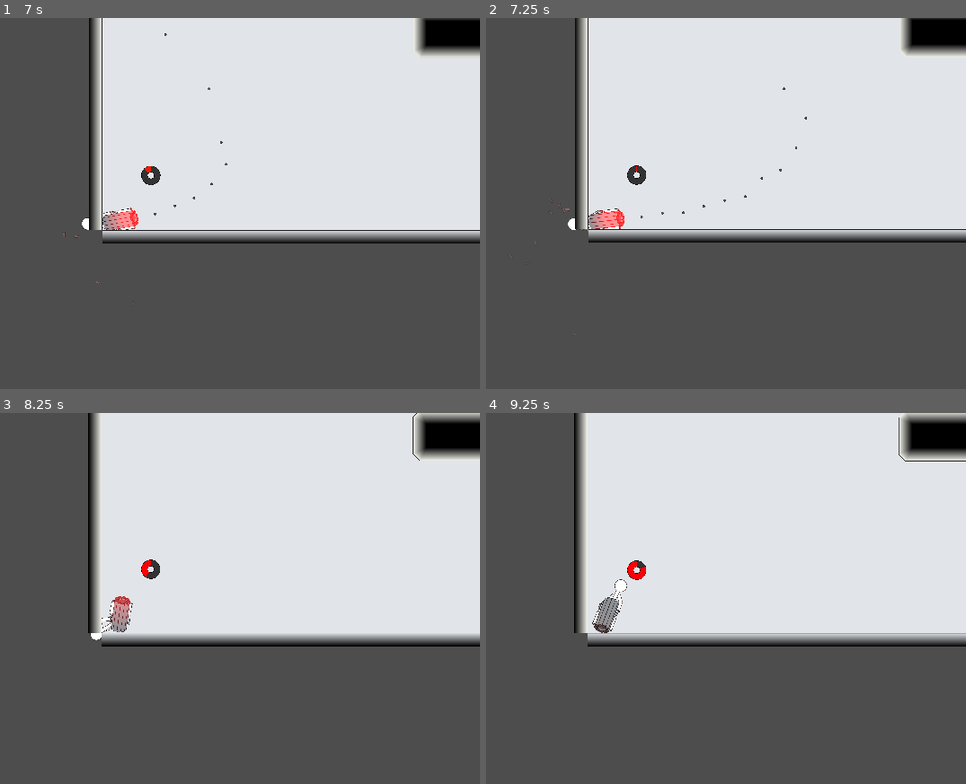
Above: before the commit, frames 1-4 (two rows, left to right).
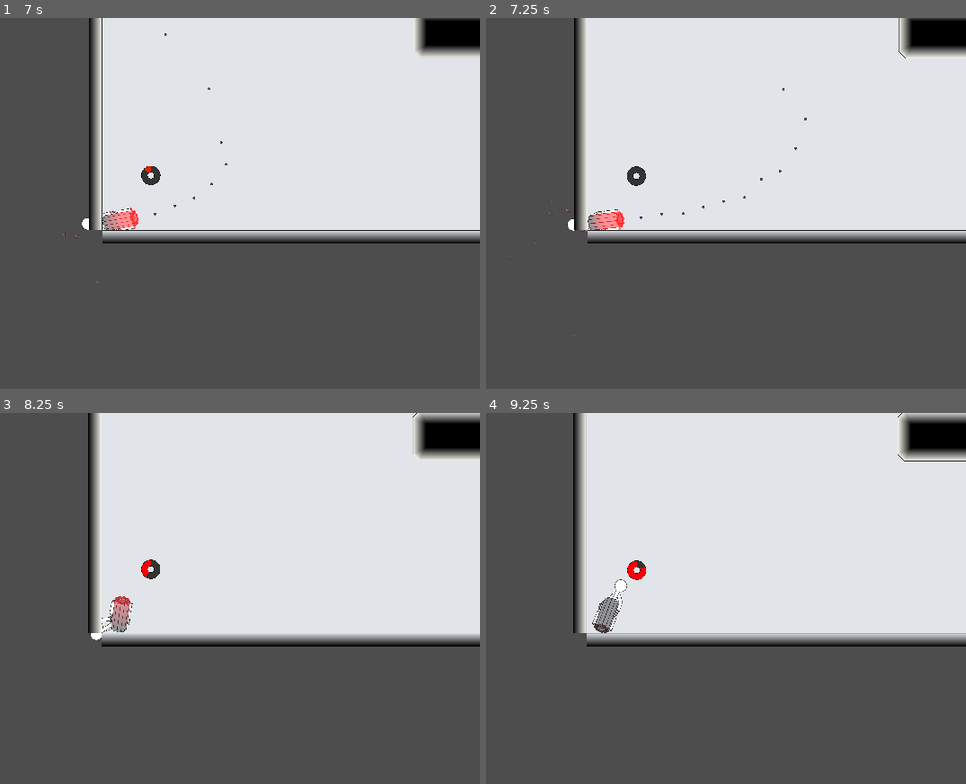
Above: after the commit, the same moments.

Repository: SmallConfusion/The-Gatler
Game: Godot game, scene res://scenes/levels/level_2.tscn
Same seed, same stepped clock (60 frames per second), same inputs: the game is played once before the commit and once after it. This scene is started directly instead of the project's main scene. The engine's default icon, where the game draws it, is replaced by a stand-in: a white triangle on a blue panel in a dark square. Sound files missing from this copy of the repository are replaced by a short silence.
Inputs (mouse positions are in pixels of both pictures, inside the frame that each line leads up to):
- Up to frame 1 (7 s): move the mouse to (278, 199) at 0.52 s; press the mouse at (278, 199) at 0.53 s; move the mouse to (outside the picture) at 1.27 s; release the mouse at (outside the picture) at 1.28 s; click (outside the picture) at 1.35 s; move the mouse to (192, 133) at 2.02 s; press the mouse at (192, 133) at 2.03 s; move the mouse to (86, 299) at 2.77 s; release the mouse at (86, 299) at 2.78 s; click (86, 299) at 2.85 s; move the mouse to (336, 281) at 3.52 s; press the mouse at (336, 281) at 3.53 s; move the mouse to (outside the picture) at 4.27 s; release the mouse at (outside the picture) at 4.28 s; click (outside the picture) at 4.35 s; move the mouse to (158, 218) at 5.02 s; press the mouse at (158, 218) at 5.03 s; move the mouse to (14, 118) at 5.77 s; release the mouse at (14, 118) at 5.78 s; click (14, 118) at 5.85 s; move the mouse to (278, 199) at 6.52 s; press the mouse at (278, 199) at 6.53 s
- Up to frame 2 (7.25 s): no input
- Up to frame 3 (8.25 s): move the mouse to (outside the picture) at 7.27 s; release the mouse at (outside the picture) at 7.28 s; click (outside the picture) at 7.35 s; move the mouse to (192, 528) at 8.02 s; press the mouse at (192, 528) at 8.03 s
- Up to frame 4 (9.25 s): move the mouse to (572, 694) at 8.77 s; release the mouse at (572, 694) at 8.78 s; click (572, 694) at 8.85 s

Frame 1 is identical in both runs. In frame 2, 1.1% of the frame differs, in the area x 4-100%, y 0-65%; in frame 3, less than 0.1%; in frame 4, 0.3%.

Commit message:
added fullscreen button, tweaks

Diff:
--- a/src/project.godot
+++ b/src/project.godot
@@ -26,11 +26,7 @@
 
 window/size/viewport_width=1280
 window/size/viewport_height=720
-window/size/window_width_override=1920
-window/size/window_height_override=1080
 window/stretch/mode="canvas_items"
-window/size/window_height_override.release=0
-window/size/window_width_override.release=0
 
 [editor_plugins]
 
--- a/src/scenes/menu/main_menu.tscn
+++ b/src/scenes/menu/main_menu.tscn
@@ -1,7 +1,8 @@
-[gd_scene load_steps=11 format=3 uid="uid://c7d6le151hsls"]
+[gd_scene load_steps=12 format=3 uid="uid://c7d6le151hsls"]
 
 [ext_resource type="Script" path="res://scripts/ui/load_scene_button.gd" id="1_3ka77"]
 [ext_resource type="Script" path="res://scripts/ui/load_level_button.gd" id="1_nxkf6"]
+[ext_resource type="Script" path="res://scripts/ui/fullscreen_button.gd" id="2_xsc41"]
 [ext_resource type="Texture2D" uid="uid://0oo5ey21amqi" path="res://sprites/ui/logo w text.svg" id="3_85oy4"]
 [ext_resource type="Script" path="res://scripts/ui/splash_screen.gd" id="3_pj0m8"]
 [ext_resource type="Script" path="res://scripts/particle_loader.gd" id="5_k2411"]
@@ -36,6 +37,22 @@
 "
 script = ExtResource("1_3ka77")
 scene = "res://scenes/menu/attribution.tscn"
+
+[node name="Button2" type="Button" parent="."]
+layout_mode = 1
+anchors_preset = 7
+anchor_left = 0.5
+anchor_top = 1.0
+anchor_right = 0.5
+anchor_bottom = 1.0
+offset_left = -81.5
+offset_top = -189.0
+offset_right = 81.5
+offset_bottom = -127.0
+grow_horizontal = 2
+grow_vertical = 0
+text = "Fullscreen"
+script = ExtResource("2_xsc41")
 
 [node name="HBoxContainer" type="HBoxContainer" parent="."]
 layout_mode = 1
@@ -106,4 +123,3 @@
 
 [node name="DebugSettings" type="Node" parent="." groups=["debug_settings"]]
 script = ExtResource("10_ise33")
-hide_splash_screen = false
--- a/src/scenes/objects/enemies/sentry.tscn
+++ b/src/scenes/objects/enemies/sentry.tscn
@@ -18,6 +18,7 @@
 [ext_resource type="Script" path="res://scripts/components/sound_effect.gd" id="16_jy8w5"]
 [ext_resource type="AudioStream" uid="uid://d2jt3xxqlc6q6" path="res://sounds/sound_files/shoot_laser_heavy.ogg" id="17_tfaf7"]
 [ext_resource type="Script" path="res://scripts/components/offscreen.gd" id="18_uh2d6"]
+[ext_resource type="Script" path="res://scripts/components/screen_shake.gd" id="19_p6p4r"]
 
 [sub_resource type="RectangleShape2D" id="RectangleShape2D_ronsb"]
 size = Vector2(69, 18)
@@ -105,7 +106,12 @@
 [node name="Offscreen" type="Node" parent="."]
 script = ExtResource("18_uh2d6")
 
+[node name="ScreenShake" type="Node" parent="."]
+script = ExtResource("19_p6p4r")
+group_to_shake = "shake2"
+
 [connection signal="fired" from="Aim/AutofireGun" to="ShootSoundEffect" method="play_sound"]
 [connection signal="killed" from="Death" to="ParticleEmitter" method="emit"]
 [connection signal="killed" from="Death" to="ScreenEffect" method="start"]
 [connection signal="killed" from="Death" to="ExplosionSoundEffect" method="play_sound"]
+[connection signal="killed" from="Death" to="ScreenShake" method="shake"]
--- a/src/scenes/objects/innocent.tscn
+++ b/src/scenes/objects/innocent.tscn
@@ -16,6 +16,7 @@
 [ext_resource type="Script" path="res://scripts/components/screen_effect.gd" id="14_h5e14"]
 [ext_resource type="PackedScene" uid="uid://cpcmyoe3ey46k" path="res://scenes/vfx/explosion_effect.tscn" id="15_qpg2o"]
 [ext_resource type="PackedScene" uid="uid://bcsio6jfawoyk" path="res://sounds/sound_effects/explosion_sound_effect.tscn" id="16_m1itd"]
+[ext_resource type="Script" path="res://scripts/components/screen_shake.gd" id="17_3k77k"]
 
 [sub_resource type="SkeletonModification2DFABRIK" id="SkeletonModification2DFABRIK_kjqv7"]
 target_nodepath = NodePath("HeadTarget")
@@ -188,8 +189,13 @@
 
 [node name="ExplosionSoundEffect" parent="." instance=ExtResource("16_m1itd")]
 
+[node name="ScreenShake" type="Node" parent="."]
+script = ExtResource("17_3k77k")
+group_to_shake = "shake2"
+
 [connection signal="killed" from="Death" to="ParticleEmitter" method="emit"]
 [connection signal="killed" from="Death" to="ScreenEffect" method="start"]
 [connection signal="killed" from="Death" to="ExplosionSoundEffect" method="play_sound"]
+[connection signal="killed" from="Death" to="ScreenShake" method="shake"]
 
 [editable path="Skeleton2D"]
--- a/src/scenes/objects/player.tscn
+++ b/src/scenes/objects/player.tscn
@@ -29,6 +29,7 @@
 [ext_resource type="AudioStream" uid="uid://d3qlu5htvk010" path="res://sounds/sound_files/shot_hit3.ogg" id="26_b4mp0"]
 [ext_resource type="AudioStream" uid="uid://fq1m43lqjng7" path="res://sounds/sound_files/shot_hit4.ogg" id="27_s7tge"]
 [ext_resource type="AudioStream" uid="uid://bj6gtq88sbath" path="res://sounds/sound_files/gun_lock.ogg" id="29_nbpdh"]
+[ext_resource type="Script" path="res://scripts/components/screen_shake.gd" id="30_vkm8t"]
 
 [sub_resource type="PhysicsMaterial" id="PhysicsMaterial_xclvi"]
 friction = 0.0
@@ -147,7 +148,7 @@
 [node name="Sprite2D2" type="Sprite2D" parent="Node2D"]
 y_sort_enabled = true
 material = ExtResource("5_5qy4a")
-position = Vector2(7.43767, -5.93045)
+position = Vector2(-0.132509, -6.99969)
 scale = Vector2(0.3, 0.3)
 texture = ExtResource("4_mu68i")
 script = ExtResource("8_rhdoc")
@@ -156,7 +157,7 @@
 [node name="Sprite2D3" type="Sprite2D" parent="Node2D"]
 y_sort_enabled = true
 material = ExtResource("5_5qy4a")
-position = Vector2(13.3216, -2.15257)
+position = Vector2(8.89712, -5.40466)
 scale = Vector2(0.3, 0.3)
 texture = ExtResource("4_mu68i")
 script = ExtResource("8_rhdoc")
@@ -165,7 +166,7 @@
 [node name="Sprite2D4" type="Sprite2D" parent="Node2D"]
 y_sort_enabled = true
 material = ExtResource("5_5qy4a")
-position = Vector2(12.9722, 2.63252)
+position = Vector2(13.7637, -1.28073)
 scale = Vector2(0.3, 0.3)
 texture = ExtResource("4_mu68i")
 script = ExtResource("8_rhdoc")
@@ -174,7 +175,7 @@
 [node name="Sprite2D5" type="Sprite2D" parent="Node2D"]
 y_sort_enabled = true
 material = ExtResource("5_5qy4a")
-position = Vector2(6.55302, 6.18583)
+position = Vector2(12.1901, 3.44247)
 scale = Vector2(0.3, 0.3)
 texture = ExtResource("4_mu68i")
 script = ExtResource("8_rhdoc")
@@ -183,7 +184,7 @@
 [node name="Sprite2D6" type="Sprite2D" parent="Node2D"]
 y_sort_enabled = true
 material = ExtResource("5_5qy4a")
-position = Vector2(-2.93245, 6.84472)
+position = Vector2(4.91258, 6.55489)
 scale = Vector2(0.3, 0.3)
 texture = ExtResource("4_mu68i")
 script = ExtResource("8_rhdoc")
@@ -192,7 +193,7 @@
 [node name="Sprite2D" type="Sprite2D" parent="Node2D"]
 y_sort_enabled = true
 material = ExtResource("5_5qy4a")
-position = Vector2(-11.0458, 4.30089)
+position = Vector2(-4.66355, 6.60021)
 scale = Vector2(0.3, 0.3)
 texture = ExtResource("4_mu68i")
 script = ExtResource("8_rhdoc")
@@ -201,7 +202,7 @@
 [node name="Sprite2D7" type="Sprite2D" parent="Node2D"]
 y_sort_enabled = true
 material = ExtResource("5_5qy4a")
-position = Vector2(-13.9907, -0.255376)
+position = Vector2(-12.0576, 3.55722)
 scale = Vector2(0.3, 0.3)
 texture = ExtResource("4_mu68i")
 script = ExtResource("8_rhdoc")
@@ -210,7 +211,7 @@
 [node name="Sprite2D8" type="Sprite2D" parent="Node2D"]
 y_sort_enabled = true
 material = ExtResource("5_5qy4a")
-position = Vector2(-10.3892, -4.69215)
+position = Vector2(-13.8097, -1.15024)
 scale = Vector2(0.3, 0.3)
 texture = ExtResource("4_mu68i")
 script = ExtResource("8_rhdoc")
@@ -219,7 +220,7 @@
 [node name="Sprite2D9" type="Sprite2D" parent="Node2D"]
 y_sort_enabled = true
 material = ExtResource("5_5qy4a")
-position = Vector2(-1.92646, -6.93341)
+position = Vector2(-9.10013, -5.31948)
 scale = Vector2(0.3, 0.3)
 texture = ExtResource("4_mu68i")
 script = ExtResource("8_rhdoc")
@@ -245,14 +246,14 @@
 
 [node name="Shaker1" type="Node" parent="Camera2D" node_paths=PackedStringArray("shake_nodes") groups=["shake1"]]
 script = ExtResource("13_e7y67")
-shake_time = 0.5
+shake_time = 0.05
 shake_nodes = [NodePath("..")]
 intensity = 5.0
 
 [node name="Shaker2" type="Node" parent="Camera2D" node_paths=PackedStringArray("shake_nodes") groups=["shake2"]]
 script = ExtResource("13_e7y67")
 shake_nodes = [NodePath("..")]
-intensity = 10.0
+intensity = 20.0
 
 [node name="Hitbox" type="Area2D" parent="."]
 script = ExtResource("5_mnns8")
@@ -302,4 +303,8 @@
 min_pitch = 0.95
 max_pitch = 1.05
 
+[node name="ScreenShake" type="Node" parent="."]
+script = ExtResource("30_vkm8t")
+group_to_shake = "shake2"
+
 [editable path="Skeleton2D"]
--- a/src/scenes/objects/servers.tscn
+++ b/src/scenes/objects/servers.tscn
@@ -12,6 +12,7 @@
 [ext_resource type="Script" path="res://scripts/components/screen_effect.gd" id="10_t03r3"]
 [ext_resource type="PackedScene" uid="uid://3qw8pbmjfhiu" path="res://scenes/vfx/explosion_effect_large.tscn" id="11_e42c5"]
 [ext_resource type="PackedScene" uid="uid://bcsio6jfawoyk" path="res://sounds/sound_effects/explosion_sound_effect.tscn" id="12_mxkpw"]
+[ext_resource type="Script" path="res://scripts/components/screen_shake.gd" id="13_c2ipk"]
 
 [sub_resource type="Gradient" id="Gradient_1btgs"]
 interpolation_mode = 1
@@ -87,6 +88,11 @@
 
 [node name="ExplosionSoundEffect" parent="." instance=ExtResource("12_mxkpw")]
 
+[node name="ScreenShake" type="Node" parent="."]
+script = ExtResource("13_c2ipk")
+group_to_shake = "shake2"
+
 [connection signal="killed" from="Death" to="ParticleEmitter" method="emit"]
 [connection signal="killed" from="Death" to="ScreenEffect" method="start"]
 [connection signal="killed" from="Death" to="ExplosionSoundEffect" method="play_sound"]
+[connection signal="killed" from="Death" to="ScreenShake" method="shake"]
--- a/src/scripts/components/finish_level.gd
+++ b/src/scripts/components/finish_level.gd
@@ -7,6 +7,6 @@
 func finish_level():
 	Global.unlocked_level = max(Global.unlocked_level, level_index+1)
 
-	await get_tree().create_timer(2.).timeout
+	await get_tree().create_timer(1.).timeout
 
 	get_tree().change_scene_to_file(next_scene)
--- a/src/scripts/objects/player.gd
+++ b/src/scripts/objects/player.gd
@@ -52,6 +52,7 @@
 	if gun_heat > 1.0:
 		locked = true
 		$GunLockSoundEffect.play_sound()
+		$ScreenShake.shake()
 
 	gun_heat = clamp(gun_heat, 0, 1)
 
--- /dev/null
+++ b/src/scripts/ui/fullscreen_button.gd
@@ -0,0 +1,8 @@
+extends Button
+
+
+func _pressed():
+	if DisplayServer.window_get_mode() == DisplayServer.WINDOW_MODE_FULLSCREEN:
+		DisplayServer.window_set_mode(DisplayServer.WINDOW_MODE_WINDOWED)
+	else:
+		DisplayServer.window_set_mode(DisplayServer.WINDOW_MODE_FULLSCREEN)
Not shown: 1 places in src/scenes/objects/enemies/sentry.tscn that only renumber resources
Not shown: 1 places in src/scenes/objects/innocent.tscn that only renumber resources
Not shown: 1 places in src/scenes/objects/player.tscn that only renumber resources
Not shown: 1 places in src/scenes/objects/servers.tscn that only renumber resources
